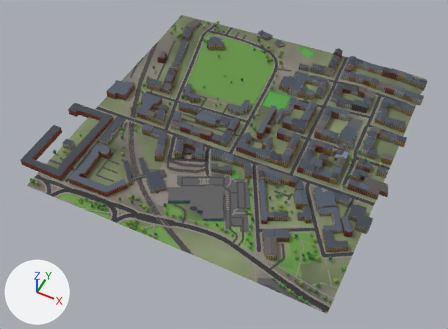
Two versions of the glTF model glasgow-subway/data/city/city_2_2.glb, one commit apart.
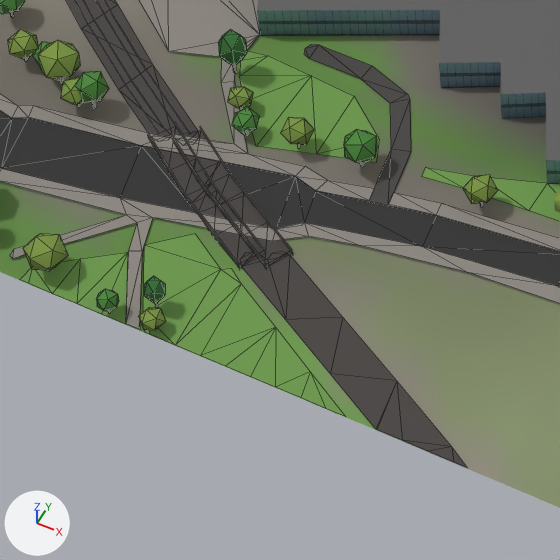
The first picture shows the older version from a 50 mm camera at (-2043.0, 578.0, 758.0) aimed at (-2353.0, 1199.0, -18.0). The close-ups show the older and then the newer version on the part from 31% to 46% of the width and 61% to 81% of the height of that picture. Only the edits that show in the close-ups are written down. The axes (+X, +Y, +Z) are drawn at lower left. The lights are the same throughout. The close-ups show mesh edges as thin lines. Where no turn or scale is listed for an object, it has been applied to the vertices. Vertices at exactly the same position are counted once.

Script lines for the objects in view, before the commit:
```python
me_green_tree_a_001 = bpy.data.meshes.new('green_tree_a.001')
me_green_tree_a_001.from_pydata(...)  # 22 vertices, 30 faces; spans x -0.7..0.7, y -0.7..0.7, z -1.0..1.0
me_green_tree_a_001.materials.append(mat_mat_green)
me_rail_2_2 = bpy.data.meshes.new('rail_2_2')
me_rail_2_2.from_pydata(...)  # 575 vertices, 701 faces; spans x -149.0..149.0, y -204.0..204.0, z -1.0..1.0
me_rail_2_2.materials.append(mat_mat_rail)
me_roads_2_2 = bpy.data.meshes.new('roads_2_2')
me_roads_2_2.from_pydata(...)  # 2477 vertices, 2404 faces; spans x -250.0..250.0, y -250.0..250.0, z -14.0..14.0
# faces by material slot: [1135, 1269]
me_roads_2_2.materials.append(mat_mat_road)
me_roads_2_2.materials.append(mat_mat_pavement)
ob_green_tree_a_013 = bpy.data.objects.new('green_tree_a.013', me_green_tree_a_001)
ob_green_tree_a_013.parent = ob_node_5
ob_green_tree_a_013.location = (-2400.0, 1039.0, 15.87)
ob_green_tree_a_013.rotation_euler = (0.0, 0.0, -1.739)  # degrees (0, 0, -100)
ob_green_tree_a_013.scale = (3.82, 3.82, 4.47)
ob_rail_2_2 = bpy.data.objects.new('rail_2_2', me_rail_2_2)
ob_rail_2_2.location = (-2451.2, 1203.7, 12.3)
ob_roads_2_2 = bpy.data.objects.new('roads_2_2', me_roads_2_2)
ob_roads_2_2.location = (-2350.0, 1250.0, 21.5)
# also in view: 'green_tree_b.010' at (-2416.0, 1042.0, 15.0); 'green_2_2' at (-2337.0, 1247.0, 18.0); 'green_tree_b.014' at (-2327.0, 1050.0, 16.0); 'green_tree_b.011' at (-2362.0, 1047.0, 15.0); 'green_tree_c.011' at (-2381.0, 1057.0, 17.0)
```
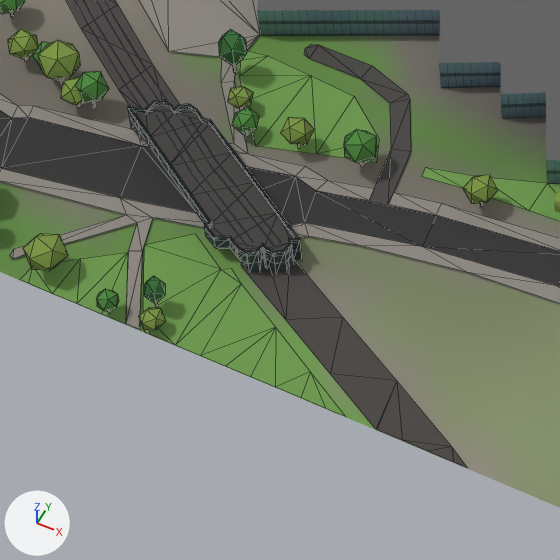
Where the newer file only moved an object's origin or applied its transform, the numbers keep the older frame.

The change, as a list of edits to the scene's bpy script:
```text
Add mat_mat_bridge:
    mat_mat_bridge = bpy.data.materials.new('mat_bridge')
    mat_mat_bridge.use_nodes = True; mat_mat_bridge.node_tree.nodes.clear()
    _N = mat_mat_bridge.node_tree.nodes; _L = mat_mat_bridge.node_tree.links
    n0 = _N.new('ShaderNodeBsdfPrincipled'); n0.name = 'Principled BSDF'
    n0.inputs[1].default_value = 0.1  # 'Metallic'
    n0.inputs[2].default_value = 0.8  # 'Roughness'
    n1 = _N.new('ShaderNodeOutputMaterial'); n1.name = 'Material Output'
    n2 = _N.new('ShaderNodeVertexColor'); n2.name = 'Color Attribute'
    _L.new(n0.outputs[0], n1.inputs[0])  # 'BSDF' to 'Surface'
    _L.new(n2.outputs[0], n0.inputs[0])  # 'Color' to 'Base Color'
Change me_rail_2_2:
    used by ob_rail_2_2; location = (-2451.2, 1203.7, 12.3)
    remove me_rail_2_2.from_pydata(...)  # 575 vertices, 701 faces; spans x -149.0..149.0, y -204.0..204.0, z -1.0..1.0
    add me_rail_2_2.from_pydata(...)  # 568 vertices, 530 faces; spans x -149.0..149.0, y -204.0..204.0, z -1.0..5.0
    me_rail_2_2 part 1: the loose piece of 56 vertices spanning x 64.0..96.0, y -185.0..-162.0, z -1.0..1.0 is deleted
    me_rail_2_2 part 2: the loose piece of 56 vertices spanning x 68.0..100.0, y -183.0..-161.0, z -1.0..1.0 is deleted
    me_rail_2_2 part 3: 106 vertices added at x 60.0..102.0, y -185.0..-161.0, z 5.0
    other edits to the shape of me_rail_2_2 do not show in these pictures
Change me_roads_2_2:
    used by ob_roads_2_2; location = (-2350.0, 1250.0, 21.5)
    remove me_roads_2_2.from_pydata(...)  # 2477 vertices, 2404 faces; spans x -250.0..250.0, y -250.0..250.0, z -14.0..14.0
    add me_roads_2_2.from_pydata(...)  # 2854 vertices, 2867 faces; spans x -250.0..250.0, y -250.0..250.0, z -14.0..14.0
    me_roads_2_2 part 4: a new loose piece of 198 vertices spanning x -42.0..1.0, y -231.0..-207.0, z -10.0..-3.0, in mat_mat_bridge
    other edits to the shape of me_roads_2_2 do not show in these pictures
    add me_roads_2_2.materials.append(mat_mat_bridge)
```

Changed parts and their boxes (x1, y1, x2, y2) in the close-ups (560 x 560 px):
'rail_2_2', reshaped: before (66, 0, 466, 467); after (66, 0, 467, 468)
part 1 of me_rail_2_2, deleted: before (148, 122, 266, 268)
part 2 of me_rail_2_2, deleted: before (173, 127, 293, 267)
part 3 of me_rail_2_2, added: after (135, 105, 294, 257)
part 4 of me_roads_2_2, added: after (128, 100, 302, 273)
